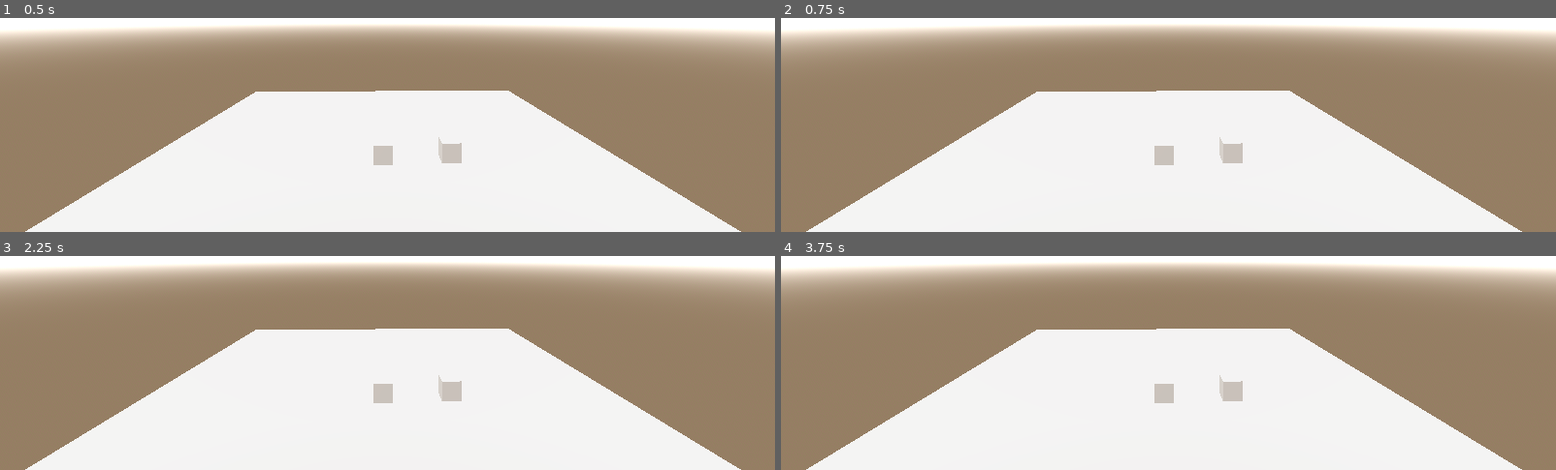
Above: before the commit, frames 1-4 (two rows, left to right).
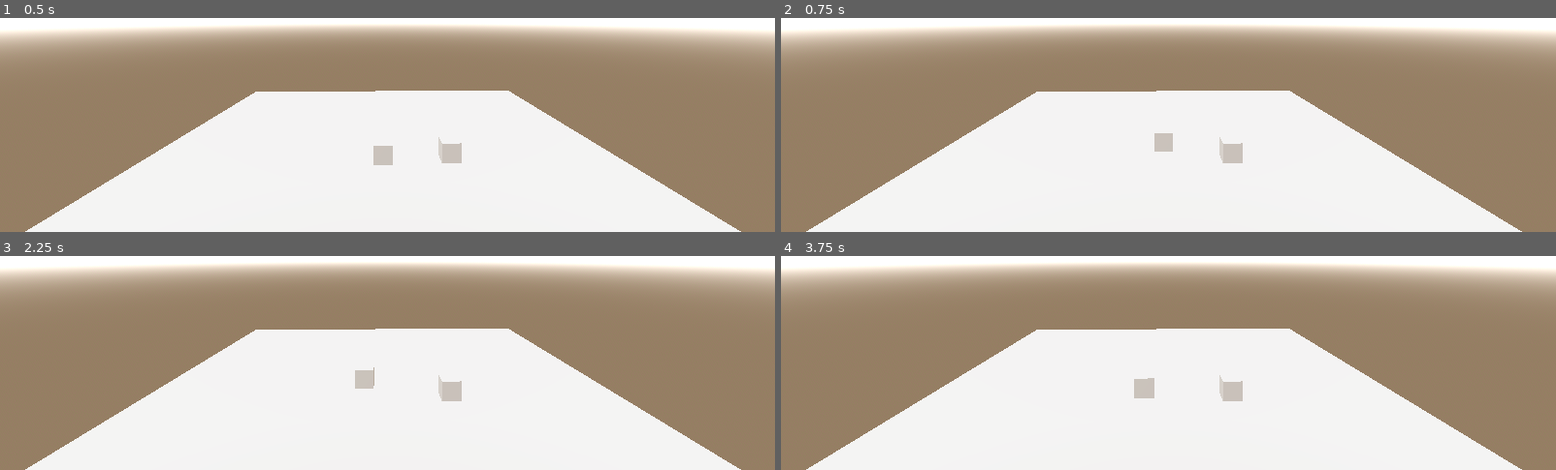
Above: after the commit, the same moments.

Repository: JCoMcL/ggj-smart-casual
Game: Godot game, scene res://test_level_2.tscn
The game is run twice, just before and just after one commit, with the same random seed, the same clock (stepped at 60 frames per second) and the same inputs. This scene is started directly instead of the project's main scene.
Inputs:
- Up to frame 1 (0.5 s): no input
- Up to frame 2 (0.75 s): tap Enter at 0.5 s; hold W (up) from 0.53 s (still down)
- Up to frame 3 (2.25 s): tap Space at 1.25 s; tap Enter at 2 s; release W (up) at 2.03 s; hold A (left) from 2.03 s (still down)
- Up to frame 4 (3.75 s): tap Space at 2.75 s; tap Enter at 3.5 s; release A (left) at 3.53 s; hold S (down) from 3.53 s (still down)

Frame 1 is identical in both runs. In frame 2, 0.3% of the frame differs, in the area x 48-51%, y 53-69%; in frame 3, 0.4%; in frame 4, 0.5%, in the area x 45-51%, y 57-69%.
Error before the commit: Parse Error: Function "get_root()" not found in base self. (res://Roomba.gd:6)
Error after the commit: Invalid assignment of property or key 'roomba' with value of type 'CharacterBody3D (Roomba.gd)' on a base object of type 'null instance'. (res://Roomba.gd:6)

Commit message:
fix a bug with last commit

Diff:
--- a/Roomba.gd
+++ b/Roomba.gd
@@ -3,7 +3,7 @@
 
 # Called when the node enters the scene tree for the first time.
 func _ready() -> void:
-	get_root().roomba = self
+	Root.get_root(self).roomba = self
 
 # Called every frame. 'delta' is the elapsed time since the previous frame.
 func _process(delta: float) -> void:
